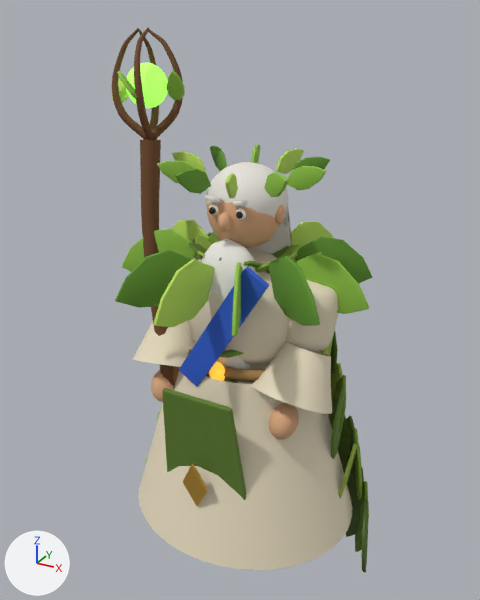
An edit to the glTF model public/models/speaker.glb, drawn before and after from the same camera.
Camera for both pictures: a camera (50 mm lens) standing at (0.699, -1.292, 1.277) and looking at (-0.033, 0.038, 0.612). Lighting does not change. The marker at lower left points along +X, +Y and +Z. The first picture is the older version. Where no turn or scale is listed for an object, it has been applied to the vertices. Vertices at exactly the same position are counted once.

In view in the first picture: 'beard', 'bell.L', 'chest_matte#4f6b22', 'chest_matte#62962e', 'chest_matte#6f8f2e', 'chest_matte#86a83a', 'chest_matte#8fc244', 'chest_matte#b8dc5c', 'head_matte#e0ac82', 'head_matte#e8e4dc', 'overRobe', 'robe', 'robeTop', 'sash', 'staffLeaf2', 'weapon_matte#6e4626', 'weapon_matte#8fc244' and 17 more.
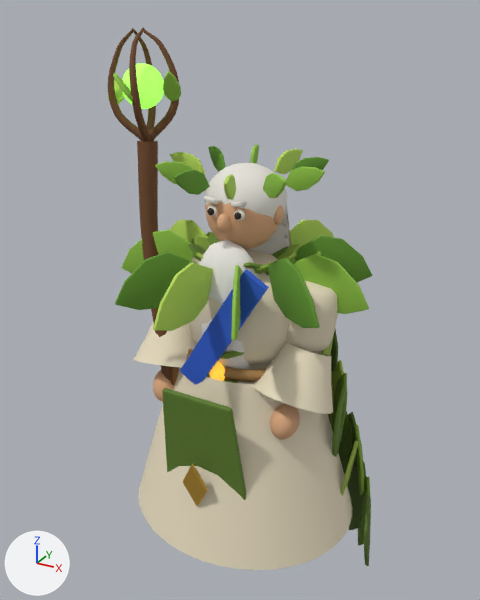
ob_chest is not drawn itself; it is the parent of ob_neck, ob_robetop, ob_sash, ob_upperarm_l, ob_upperarm_r.
ob_head is not drawn itself; it is the parent of ob_beard, ob_head_matte_6f8f2e, ob_head_matte_e0ac82, ob_head_matte_e8e4dc.

Where the newer file only moved an object's origin or applied its transform, the numbers keep the older frame.

Boxes [x1, y1, x2, y2] around the edits, measured in the pictures (480 x 600 px):
'chest_matte#62962e', turned: before [115, 236, 372, 326]; after [115, 235, 372, 328]
'weapon_matte#6e4626', turned: before [112, 28, 183, 386]; after [108, 28, 179, 385]
'robeTop', turned: before [187, 249, 290, 365]; after [188, 249, 292, 365]
'chest_matte#b8dc5c', turned: before [153, 220, 334, 327]; after [153, 220, 334, 331]
'bell.L', turned: before [253, 342, 332, 414]; after [254, 342, 333, 414]
'head_matte#e8e4dc', turned: before [205, 162, 292, 254]; after [203, 163, 291, 254]
'sash', turned: before [179, 267, 269, 387]; after [180, 269, 269, 385]
'beard', turned: before [201, 239, 259, 369]; after [199, 240, 258, 369]
'head_matte#e0ac82', turned: before [206, 200, 285, 249]; after [205, 201, 284, 249]
'chest_matte#4f6b22', turned: before [219, 257, 369, 572]; after [328, 329, 371, 566]
'sleeve.L', turned: before [286, 280, 338, 352]; after [286, 281, 338, 352]
'bell.R', turned: before [133, 321, 196, 367]; after [134, 322, 197, 368]
'orb', turned: before [126, 63, 168, 108]; after [123, 63, 164, 109]
'chest_matte#6f8f2e', turned (mostly hidden): before [192, 231, 369, 552]; after [191, 232, 371, 545]
'chest_matte#86a83a', turned (mostly hidden): before [195, 235, 362, 500]; after [194, 235, 364, 495]
'hand.L.001', turned: before [269, 403, 299, 440]; after [270, 403, 300, 439]
'weapon_matte#8fc244', moved, turned: before [117, 70, 185, 101]; after [113, 71, 181, 102]
'hand.R.001', turned: before [151, 370, 174, 402]; after [153, 370, 174, 402]
'staffLeaf2', moved, turned: before [112, 78, 128, 103]; after [108, 80, 124, 104]
'head_matte#6f8f2e', turned (mostly hidden): before [208, 350, 243, 383]; after [207, 351, 244, 383]

The change in detail:
me_chest_matte_4f6b22 is used by ob_chest_matte_4f6b22; location (0.0, 0.0, 0.62).
me_chest_matte_4f6b22 had 992 vertices, 1936 faces and spanned x -0.09..0.349, y -0.113..0.339, z -0.764..0.157.
me_chest_matte_4f6b22 now has 992 vertices, 1936 faces and spans x -0.09..0.349, y -0.118..0.358, z -0.761..0.16.
me_chest_matte_4f6b22 part 1: the whole mesh is turned 1.7 degrees about the x axis through the mesh origin.
me_chest_matte_6f8f2e is used by ob_chest_matte_6f8f2e; location (0.0, 0.0, 0.62).
me_chest_matte_6f8f2e had 1008 vertices, 1968 faces and spanned x -0.31..0.33, y -0.098..0.336, z -0.764..0.157.
me_chest_matte_6f8f2e now has 1008 vertices, 1968 faces and spans x -0.31..0.33, y -0.103..0.356, z -0.759..0.158.
me_chest_matte_6f8f2e part 2: the whole mesh is turned 1.7 degrees about the x axis through the mesh origin.
me_chest_matte_86a83a is used by ob_chest_matte_86a83a; location (0.0, 0.0, 0.62).
me_chest_matte_86a83a had 1248 vertices, 2436 faces and spanned x -0.267..0.303, y -0.079..0.322, z -0.762..0.157.
me_chest_matte_86a83a now has 1248 vertices, 2436 faces and spans x -0.267..0.303, y -0.082..0.339, z -0.754..0.158.
me_chest_matte_86a83a part 3: the whole mesh is turned 1.7 degrees about the x axis through the mesh origin.
me_chest_matte_62962e is used by ob_chest_matte_62962e; location (0.0, 0.0, 0.62).
me_chest_matte_62962e had 320 vertices, 624 faces and spanned x -0.204..0.261, y -0.235..0.235, z 0.03..0.183.
me_chest_matte_62962e now has 320 vertices, 624 faces and spans x -0.204..0.261, y -0.236..0.233, z 0.026..0.18.
me_chest_matte_62962e part 4: the whole mesh is turned 1.7 degrees about the x axis through the mesh origin.
me_chest_matte_b8dc5c is used by ob_chest_matte_b8dc5c; location (0.0, 0.0, 0.62).
me_chest_matte_b8dc5c had 240 vertices, 468 faces and spanned x -0.296..0.131, y -0.305..0.281, z 0.037..0.176.
me_chest_matte_b8dc5c now has 240 vertices, 468 faces and spans x -0.296..0.131, y -0.307..0.279, z 0.031..0.181.
me_chest_matte_b8dc5c part 5: the whole mesh is turned 1.7 degrees about the x axis through the mesh origin.
me_staffleaf2 is used by ob_staffleaf2; location (0.081, -0.155, 0.057).
me_staffleaf2 had 80 vertices, 156 faces and spanned x -0.4218..-0.3801, y 0.1153..0.169, z 1.0136..1.0727.
me_staffleaf2 now has 80 vertices, 156 faces and spans x -0.4218..-0.3801, y 0.1016..0.1538, z 1.0123..1.0728.
me_staffleaf2 part 6: the whole mesh is turned 1.7 degrees about the x axis through its middle, then moved by (0.0, -0.0144, -0.0006).
me_weapon_matte_8fc244 is used by ob_weapon_matte_8fc244; location (-0.165, -0.113, 0.408).
me_weapon_matte_8fc244 had 160 vertices, 312 faces and spanned x -0.1054..0.0076, y 0.0151..0.1311, z 0.6711..0.7443.
me_weapon_matte_8fc244 now has 160 vertices, 312 faces and spans x -0.1054..0.0076, y 0.0001..0.1172, z 0.6712..0.7437.
me_weapon_matte_8fc244 part 7: the whole mesh is turned 1.7 degrees about the x axis through its middle, then moved by (0.0, -0.0149, -0.0014).
Object 'chest' (ob_chest) turns from (0, 0, 0) to (1.7, 0, 0) degrees about x, y and z.
Object 'head' (ob_head) turns from (0, 0, 0) to (-1.4, 0, 0) degrees about x, y and z.
